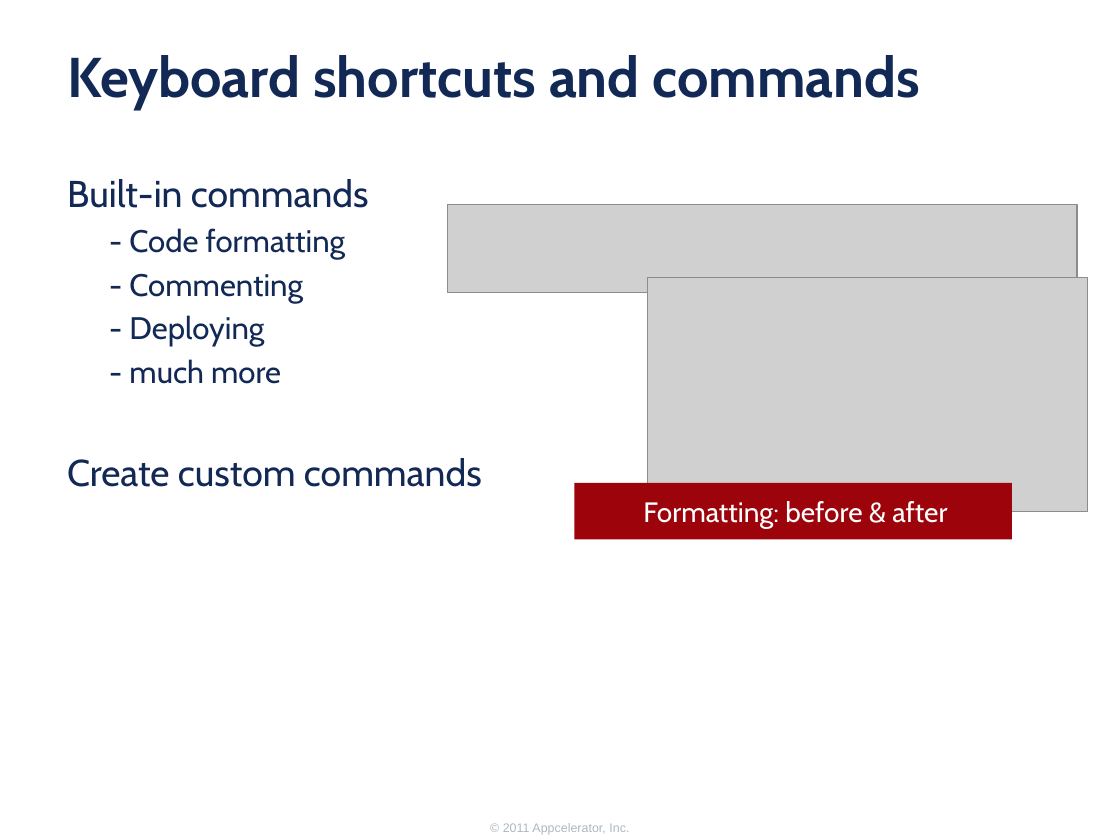
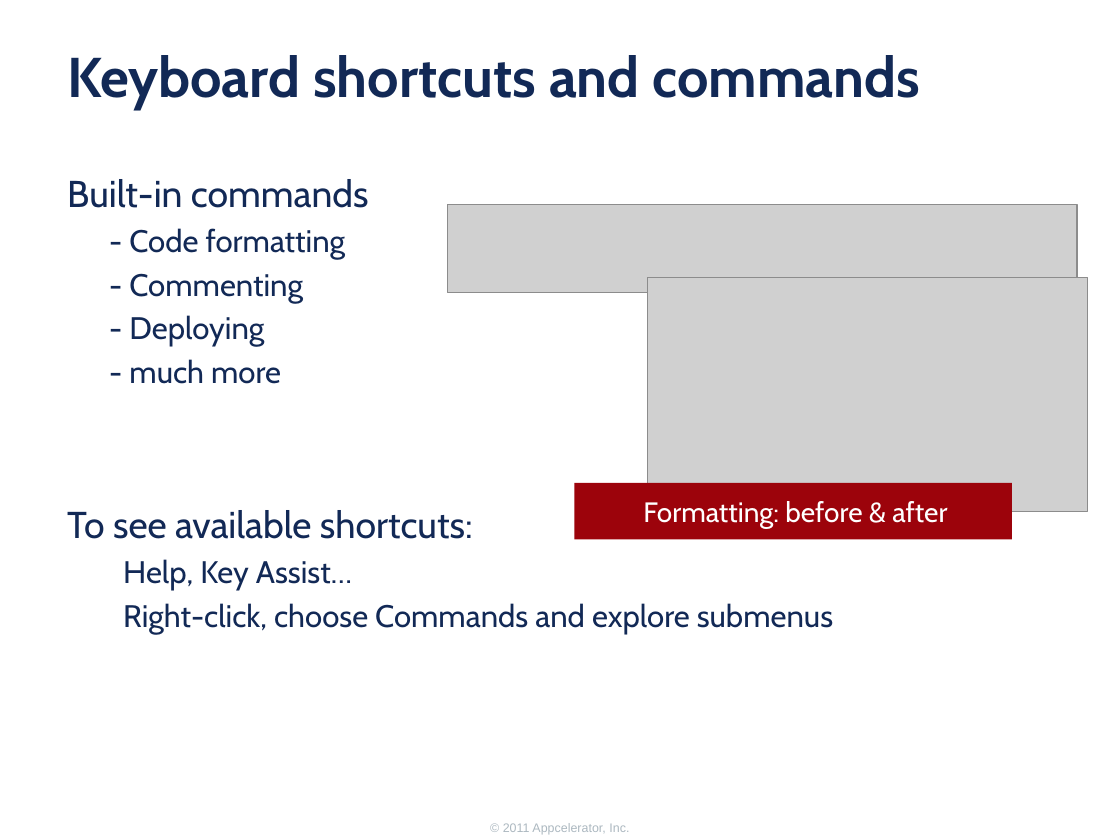
Before and after one commit to appcelerator-forks/appcelerator-training.tcmd_certification, a slide deck: slide 18 of 300/300.pptx. Drawn at 1120x840 pixels with LibreOffice and Linux fonts; fonts in the diff are those of the drawing; grey boxes stand for pictures; background and template pictures are left out. Boxes give left, top, right and bottom in pixels: in the first picture for what was removed or moved away, otherwise in the second. Text is boxed around its words. In the diff, an @@ line names an element or a change of style, - is before the commit and + after.

```diff
--- a/300/300.pptx
+++ b/300/300.pptx
@@ text at [67,510,833,634]: text changed; size 24 to 20 pt @@
-Create custom commands
+To see available shortcuts:
+  Help, Key Assist…
+  Right-click, choose Commands and explore submenus
```
Also in this commit, not shown: 4 other slides changed.
